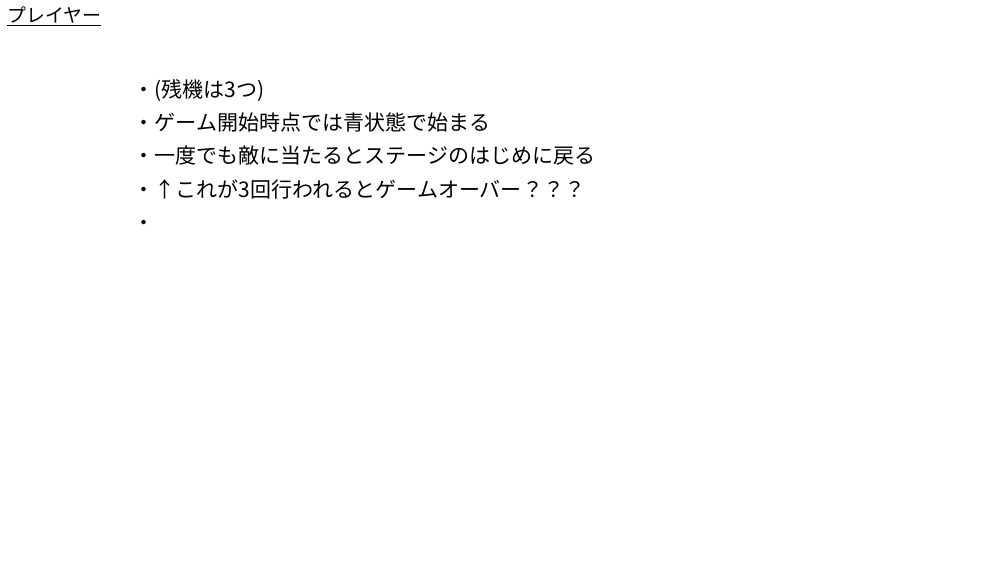
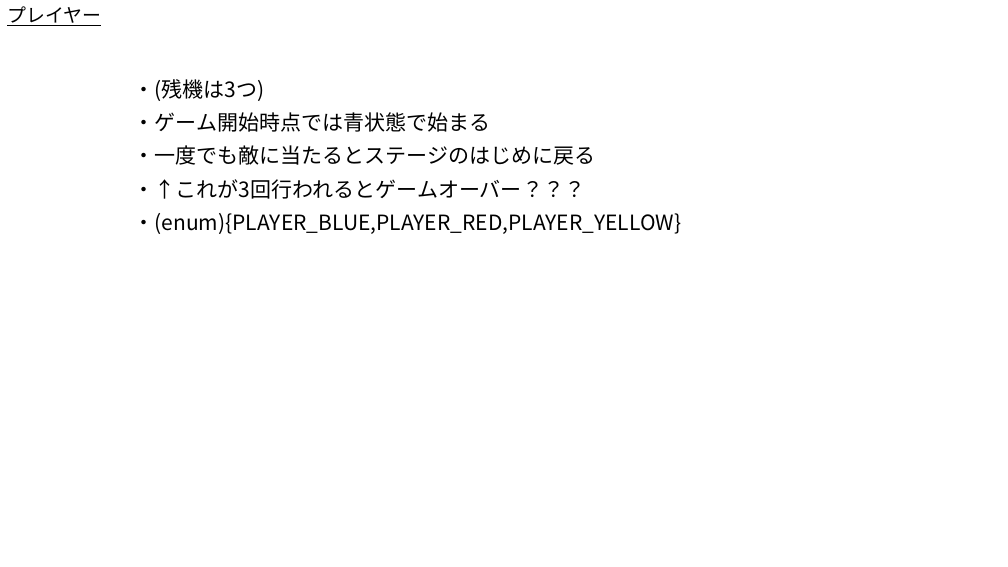
Before and after one commit to Akiyoshi-2/GameProbuctionPractice1, a slide deck: slide 1 of 仕様書/プレイヤー.pptx. Drawn at 1008x567 pixels with LibreOffice and Linux fonts; fonts in the diff are those of the drawing. Boxes give left, top, right and bottom in pixels: in the first picture for what was removed or moved away, otherwise in the second. Text is boxed around its words. In the diff, an @@ line names an element or a change of style, - is before the commit and + after.

```diff
--- a/仕様書/プレイヤー.pptx
+++ b/仕様書/プレイヤー.pptx
@@ subtitle at bbox=[134, 213, 682, 234]: text changed @@
-・
+・(enum){PLAYER_BLUE,PLAYER_RED,PLAYER_YELLOW}
```
Also in this commit, not shown: 1 other slide changed.
